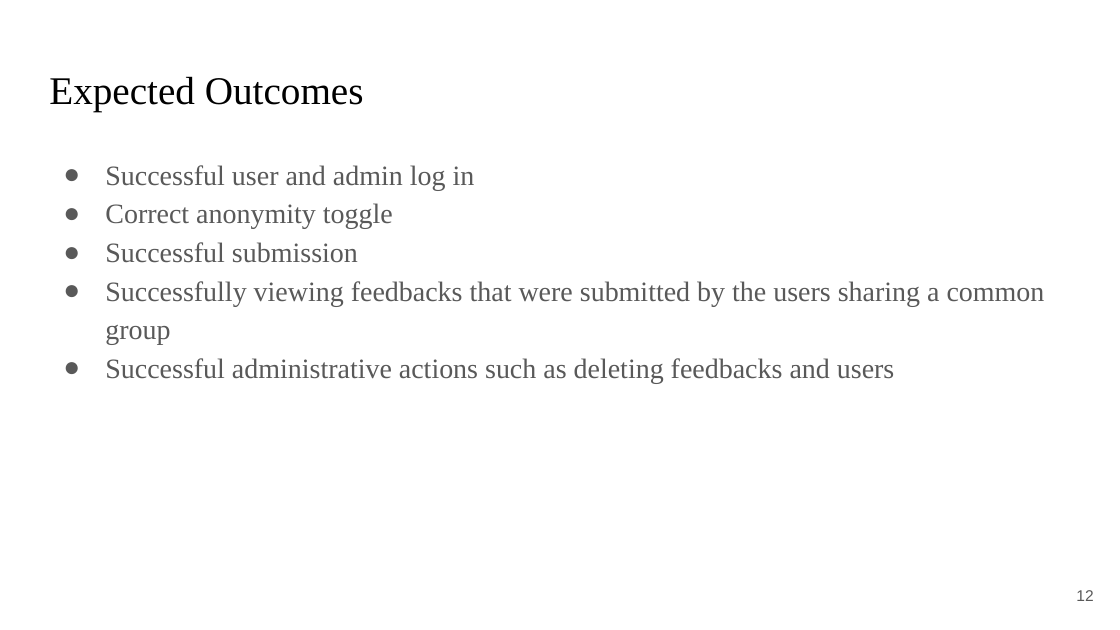
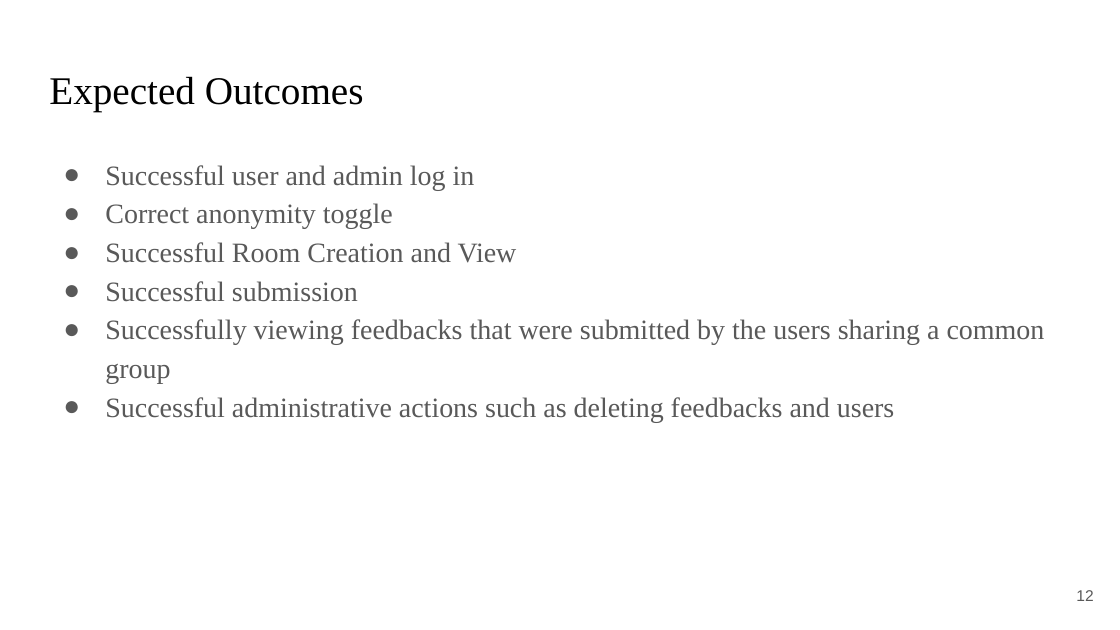
Before and after one commit to Lumineskz/AnonFeedbackWall, a slide deck: slide 12 of Presentations/Proposal Format.pptx. Drawn at 1120x630 pixels with LibreOffice and Linux fonts; fonts in the diff are those of the drawing. Boxes give left, top, right and bottom in pixels: in the first picture for what was removed or moved away, otherwise in the second. Text is boxed around its words. In the diff, an @@ line names an element or a change of style, - is before the commit and + after.

```diff
--- a/Presentations/Proposal Format.pptx
+++ b/Presentations/Proposal Format.pptx
@@ text at box(105, 242, 517, 263): paragraph added @@
+● Successful Room Creation and View
```
Also in this commit, not shown: 5 other slides changed, 5 other files.
